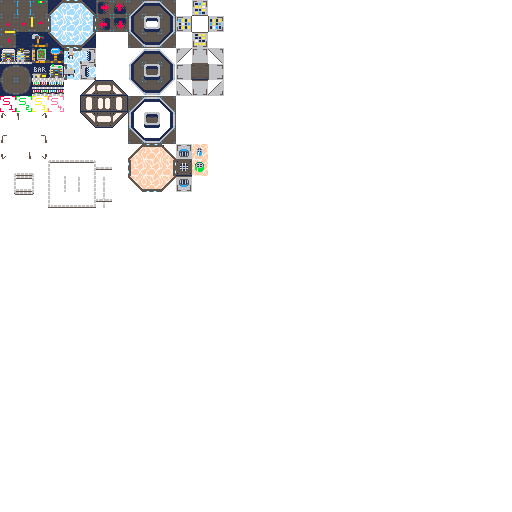
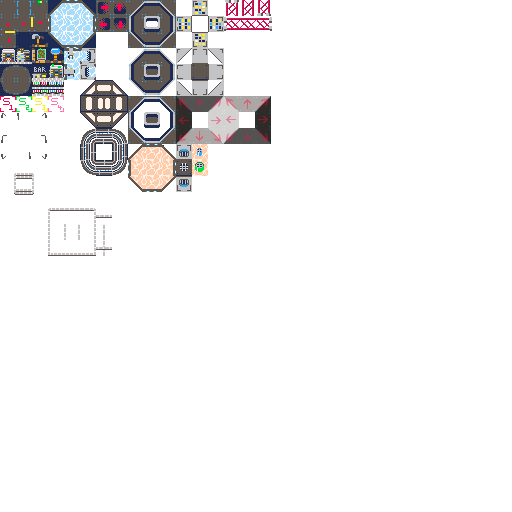
Layered file, before and after one edit (512px x 512px). Changes by layer:
renamed "Layer 0" to "Layer 12", painted on it over (x1=48, y1=0, x2=272, y2=256)
